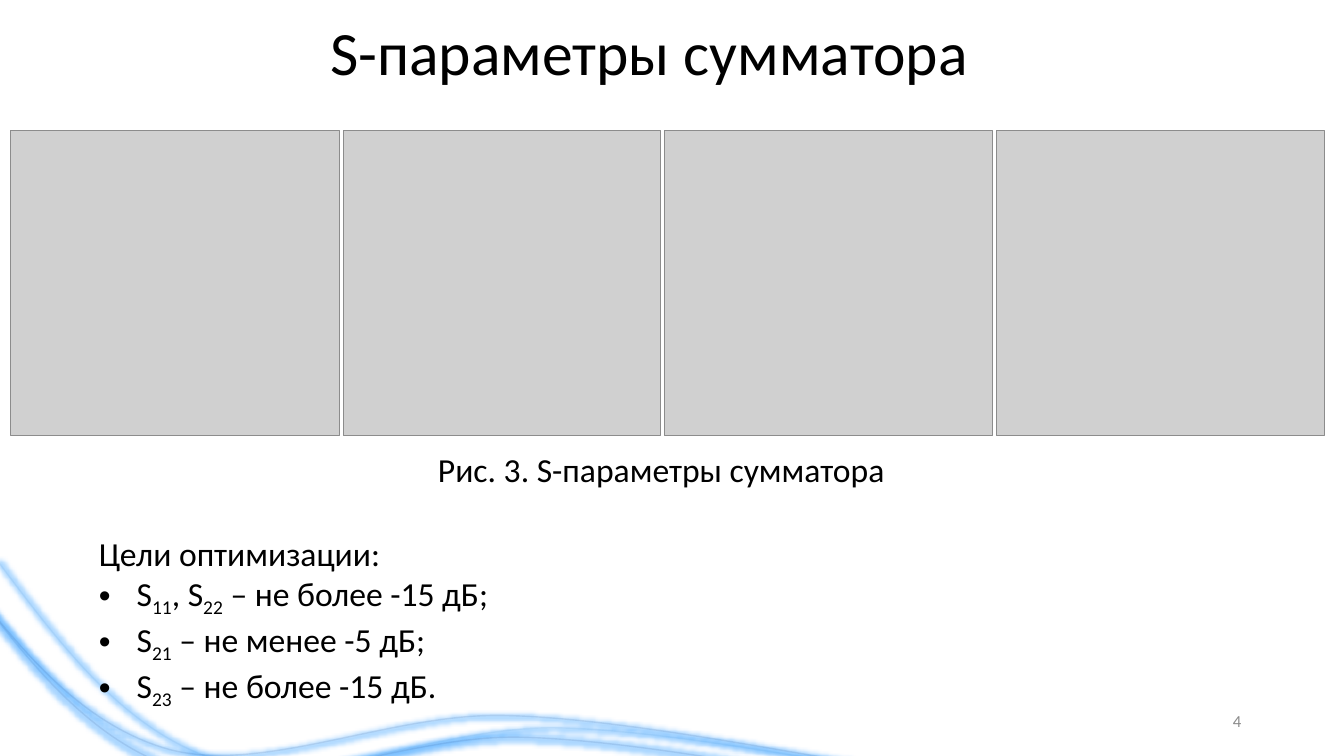
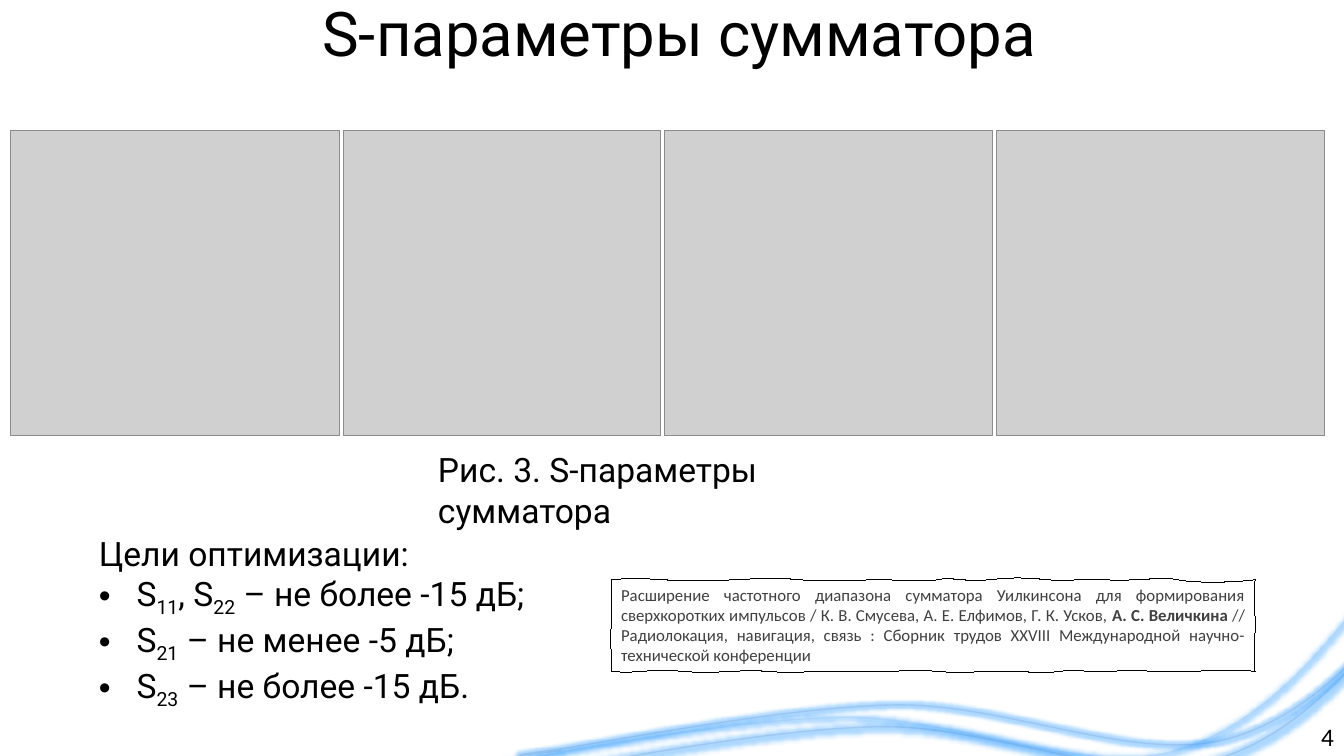
Before and after one commit to liveinscarlet/Study, a slide deck: slide 4 of Диссертация и предзащита/Презентация для предзащиты.pptx. Drawn at 1344x756 pixels with LibreOffice and Linux fonts; fonts in the diff are those of the drawing; grey boxes stand for pictures; background and template pictures are left out. Boxes give left, top, right and bottom in pixels: in the first picture for what was removed or moved away, otherwise in the second. Text is boxed around its words. In the diff, an @@ line names an element or a change of style, - is before the commit and + after.

```diff
--- a/Диссертация и предзащита/Презентация для предзащиты.pptx
+++ b/Диссертация и предзащита/Презентация для предзащиты.pptx
@@ title "S-параметры сумматора": place and size @@
-title "S-параметры сумматора" at box(330, 35, 968, 85)
+title "S-параметры сумматора" at box(322, 11, 1035, 69)
@@ title "S-параметры сумматора" at box(322, 11, 1035, 69): font Calibri to Roboto; alignment left to centre @@
@@ text "Рис. 3. S-параметры сумматора" at box(438, 457, 757, 530): font Calibri to Roboto @@
@@ text "Цели оптимизации:" at box(99, 542, 525, 704): font Calibri to Roboto @@
@@ freeform shape: place and size @@
-freeform shape at box(0, 549, 877, 756)
+freeform shape at box(520, 538, 1344, 755)
@@ freeform shape: place and size @@
-freeform shape at box(0, 562, 932, 756)
+freeform shape at box(466, 551, 1344, 756)
@@ freeform shape: place and size @@
-freeform shape at box(0, 571, 893, 756)
+freeform shape at box(503, 561, 1344, 756)
@@ freeform shape added at box(611, 580, 1255, 671), outline #000000 0.75 pt, 12 pt, text #404040 @@
+Расширение частотного диапазона сумматора Уилкинсона для формирования сверхкоротких импульсов / К. В. Смусева, А. Е. Елфимов, Г. К. Усков, А. С. Величкина // Радиолокация, навигация, связь : Сборник трудов XXVIII Международной научно-технической конференции
@@ page number: place and size @@
-page number at box(1233, 716, 1241, 727)
+page number at box(1321, 729, 1334, 746)
@@ page number at box(1321, 729, 1334, 746): size 12 to 18 pt, text colour #8C8C8C to #000000 @@
```
Also in this commit, not shown: 14 other slides changed, 1 slide added, 1 slide removed, 2 other files.
